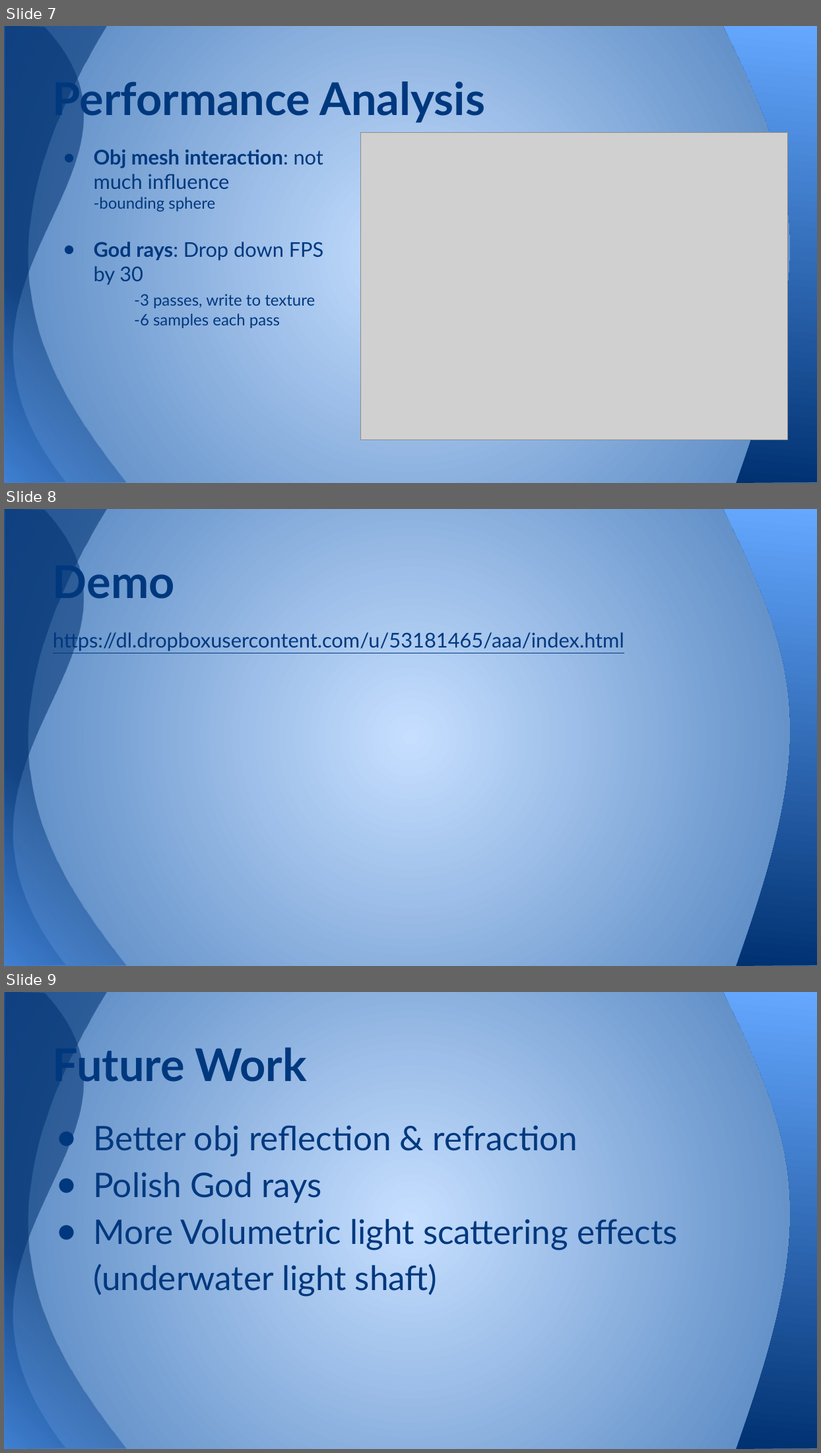
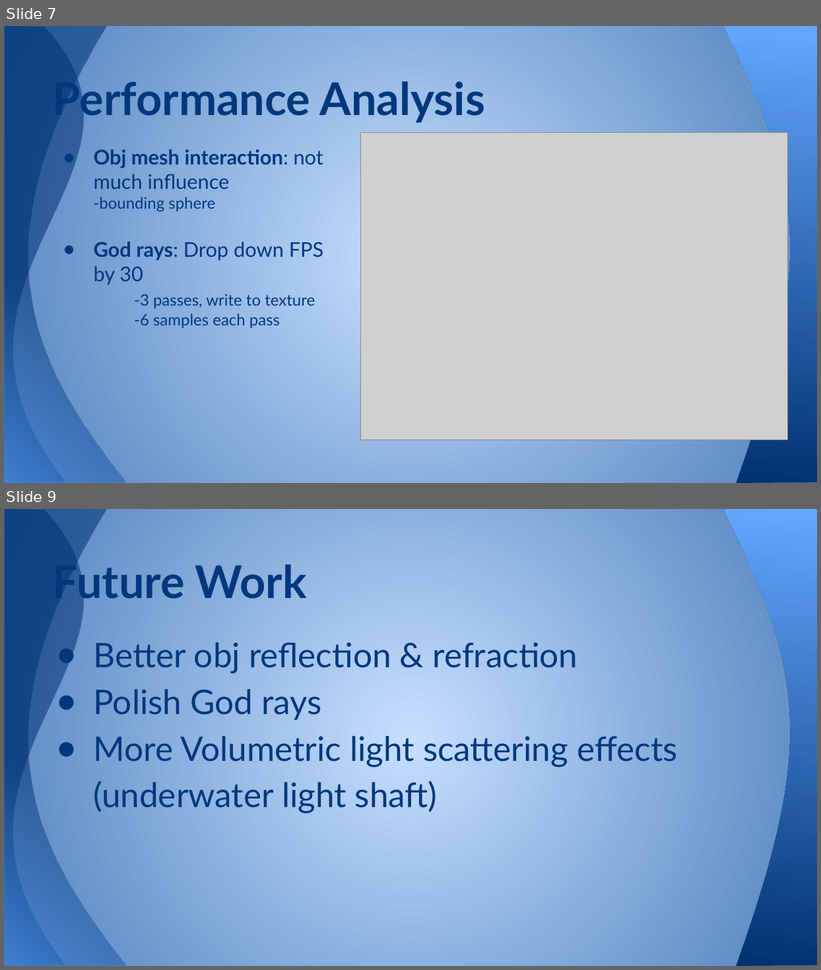
Before and after one commit to dblsai/WebGL-Fluid, a slide deck: files/presentation/Final_Demo.pptx. Shown one above the other, each under a label of ours: slides 7, 8 and 9 before the commit, slides 7 and 9 after it; the slides between them are not shown. The pictures are 821x1453 and 821x970 pixels, drawn with LibreOffice and Linux fonts; fonts in the diff are those of the drawing; grey boxes stand for pictures. Boxes give left, top, right and bottom in pixels: in the first picture for what was removed or moved away, otherwise in the second. Text is boxed around its words. In the diff, an @@ line names an element or a change of style, - is before the commit and + after.

Commit message:
update ppt link to demo

```diff
--- a/files/presentation/Final_Demo.pptx
+++ b/files/presentation/Final_Demo.pptx
@@ slide 8 removed at box(4, 509, 817, 966), background gradient #C6DFFF to #4F81BD; not listed: 3 template elements that a slide beside it also shows @@
@@ title removed at box(53, 559, 175, 607) @@
-Demo
@@ text removed at box(53, 630, 624, 652) @@
-https://dl.dropboxusercontent.com/u/53181465/aaa/index.html
```
Also in this commit, not shown: 1 slide added.
